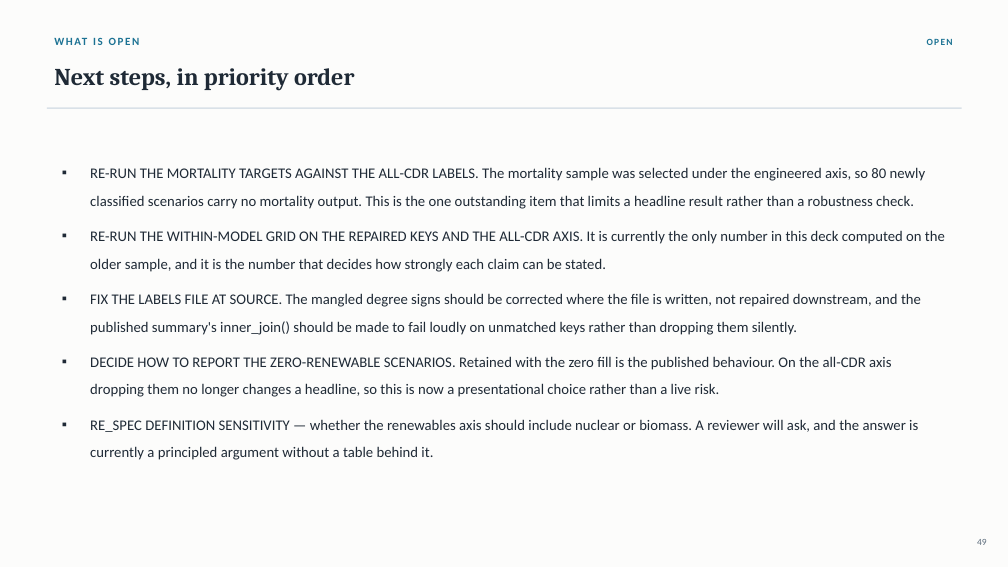
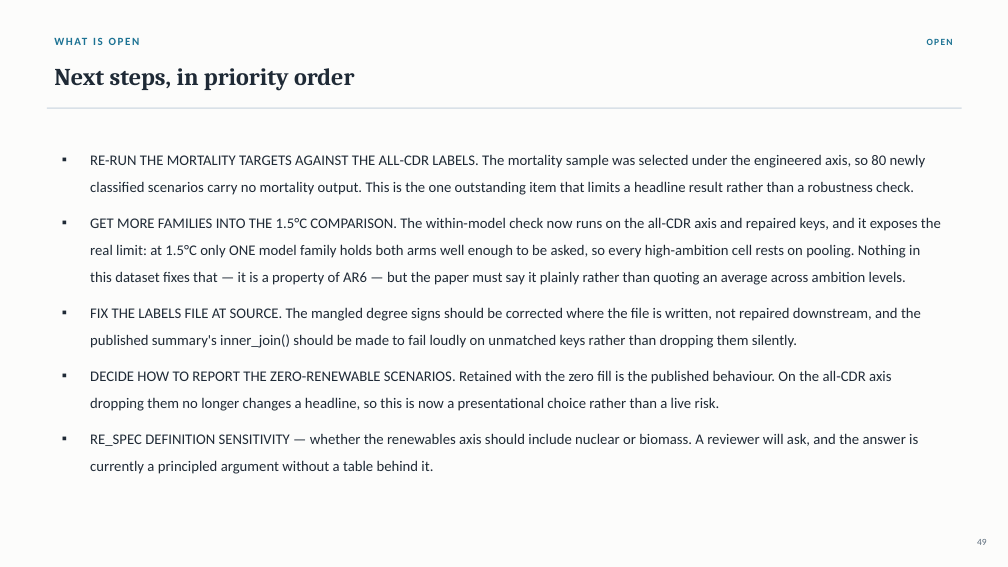
Before and after one commit to cwejnert/COMPASS-Database---Dissertation-Paper-1, a slide deck: slide 49 of decks/COMPASS_Paper1_final_8.25.pptx. Drawn at 1008x567 pixels with LibreOffice and Linux fonts; fonts in the diff are those of the drawing. Boxes give left, top, right and bottom in pixels: in the first picture for what was removed or moved away, otherwise in the second. Text is boxed around its words. In the diff, an @@ line names an element or a change of style, - is before the commit and + after.

```diff
--- a/decks/COMPASS_Paper1_final_8.25.pptx
+++ b/decks/COMPASS_Paper1_final_8.25.pptx
@@ text at [90,217,941,285]: text changed @@
-▪ RE-RUN THE WITHIN-MODEL GRID ON THE REPAIRED KEYS AND THE ALL-CDR AXIS. It is currently the only number in this deck computed on the older sample, and it is the number that decides how strongly each claim can be stated.
+▪ GET MORE FAMILIES INTO THE 1.5°C COMPARISON. The within-model check now runs on the all-CDR axis and repaired keys, and it exposes the real limit: at 1.5°C only ONE model family holds both arms well enough to be asked, so every high-ambition cell rests on pooling. Nothing in this dataset fixes that — it is a property of AR6 — but the paper must say it plainly rather than quoting an average across ambition levels.
```
Also in this commit, not shown: 4 other slides changed, 3 other files.
